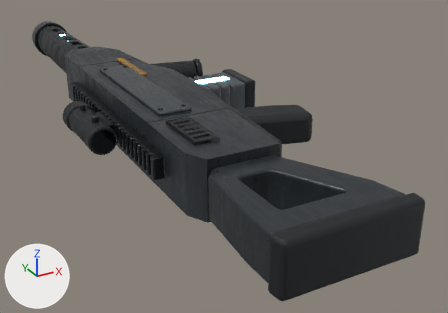
One commit to the glTF model game/assets/models/weapons/pc7_world.glb: the scene before it, then after it.
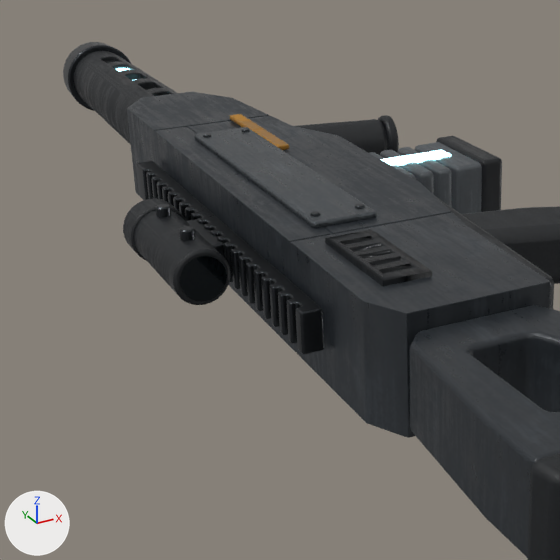
Old and new are each drawn whole from a 50 mm lens placed at (-0.245, -0.524, 0.23), pointed at (0.077, 0.062, -0.063) and again close up on the part from 0% to 64% of the width and 0% to 91% of the height. The axes (+X, +Y, +Z) are drawn at lower left. The lights are the same throughout. The last two pictures show the newer version. Vertices at exactly the same position are counted once.

The first close-up shows 'pc7_world'.
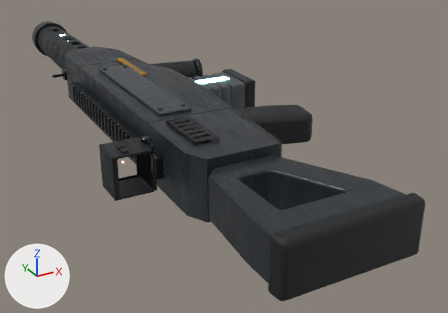
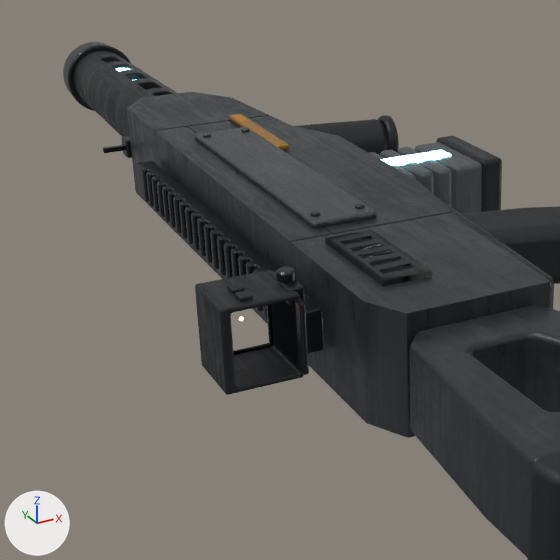
Edits to the bpy script that builds the scene:
```text
Add mat_pc7_dot:
    mat_pc7_dot = principled_material('pc7_Dot')
    mat_pc7_dot.base_color = (1.0, 1.0, 1.0)  # white #ffffff
    mat_pc7_dot.roughness = 0.3
    mat_pc7_dot.emission_color = (1.0, 0.16, 0.1)  # red #ff6f59
    mat_pc7_dot.emission_strength = 9.0
Change me_receiver_001:
    used by ob_pc7_world; location = (0.0, 0.0, 0.0)
    remove me_receiver_001.from_pydata(...)  # 6678 vertices, 13244 faces; spans x -0.094..0.128, y -0.248..0.503, z -0.034..0.034
    add me_receiver_001.from_pydata(...)  # 6662 vertices, 13208 faces; spans x -0.098..0.128, y -0.248..0.503, z -0.034..0.034
    me_receiver_001 part 1: the loose piece of 56 vertices spanning x -0.071..-0.059, y 0.043..0.087, z -0.009..0.009 is scaled about its middle by (0.175, 0.953, 2.01), then moved by (0.003, -0.11, 0.0)
    me_receiver_001 part 2: the loose piece of 56 vertices spanning x -0.071..-0.059, y 0.043..0.087, z -0.009..0.009 is copied, and the copy is scaled about its middle by (0.633, 0.533, 0.408), then moved by (0.004, -0.11, 0.018); it spans x -0.065..-0.057, y -0.057..-0.033, z 0.014..0.022
    me_receiver_001 part 3: the loose piece of 48 vertices spanning x -0.082..-0.074, y 0.041..0.049, z 0.014..0.02 is moved by (0.017, -0.09, 0.006)
    me_receiver_001 part 4: the loose piece of 56 vertices spanning x 0.019..0.039, y 0.191..0.239, z -0.012..0.012 is copied, and the copy is scaled about its middle by (0.583, 0.233, 0.48), then moved by (-0.072, 0.057, 0.0); it spans x -0.049..-0.037, y 0.266..0.278, z -0.006..0.006
    me_receiver_001 part 5: the loose piece of 56 vertices spanning x -0.071..-0.059, y 0.043..0.087, z -0.009..0.009 is copied, and the copy is scaled about its middle by (1.33, 0.0641, 0.163), then moved by (0.009, 0.207, 0.0); it spans x -0.063..-0.048, y 0.27..0.274, z -0.002..0.002
    me_receiver_001 part 6: the loose piece of 56 vertices spanning x -0.071..-0.059, y 0.043..0.087, z -0.009..0.009 is copied, and the copy is scaled about its middle by (0.49, 0.147, 0.103), then moved by (-0.02, -0.119, 0.021), in mat_pc7_grip; it spans x -0.088..-0.081, y -0.058..-0.051, z 0.02..0.022
    me_receiver_001 part 7: the loose piece of 56 vertices spanning x -0.071..-0.059, y 0.043..0.087, z -0.009..0.009 is copied, and the copy is scaled about its middle by (0.49, 0.147, 0.103), then moved by (-0.02, -0.109, 0.021), in mat_pc7_grip; it spans x -0.088..-0.081, y -0.047..-0.041, z 0.02..0.022
    me_receiver_001 part 8: a new loose piece of 128 vertices spanning x -0.098..-0.062, y -0.062..-0.028, z -0.021..0.021, in mat_pc7_shelldark
    me_receiver_001 part 9: a new loose piece of 16 vertices spanning x -0.094..-0.063, y -0.03..-0.028, z -0.019..0.019, in mat_pc7_lens (black #0d1418)
    me_receiver_001 part 10: 6 loose pieces with 520 vertices, spanning x -0.094..-0.062, y 0.023..0.112, z -0.016..0.02, are deleted
    other edits to the shape of me_receiver_001 do not show in these pictures
    add me_receiver_001.materials.append(mat_pc7_dot)  # white #ffffff, glowing red #ff6f59
```

Boxes [x1, y1, x2, y2] around the edits, measured in the close-ups (560 x 560 px; the box of a moved part takes in the faces that stretch with it):
part 1 of me_receiver_001, moved or reshaped: before [186, 219, 225, 258]; after [271, 299, 309, 375]
part 2 of me_receiver_001, added: after [269, 271, 305, 305]
part 3 of me_receiver_001, moved or reshaped: before [179, 226, 196, 241]; after [276, 267, 296, 282]
part 4 of me_receiver_001, added: after [121, 136, 132, 158]
part 5 of me_receiver_001, added: after [103, 145, 125, 153]
part 6 of me_receiver_001, added: after [235, 290, 253, 302]
part 7 of me_receiver_001, added: after [227, 283, 245, 294]
part 8 of me_receiver_001, added: after [195, 270, 304, 395]
part 9 of me_receiver_001, added: after [233, 305, 273, 355]
part 10 of me_receiver_001, deleted: before [123, 198, 230, 305]
